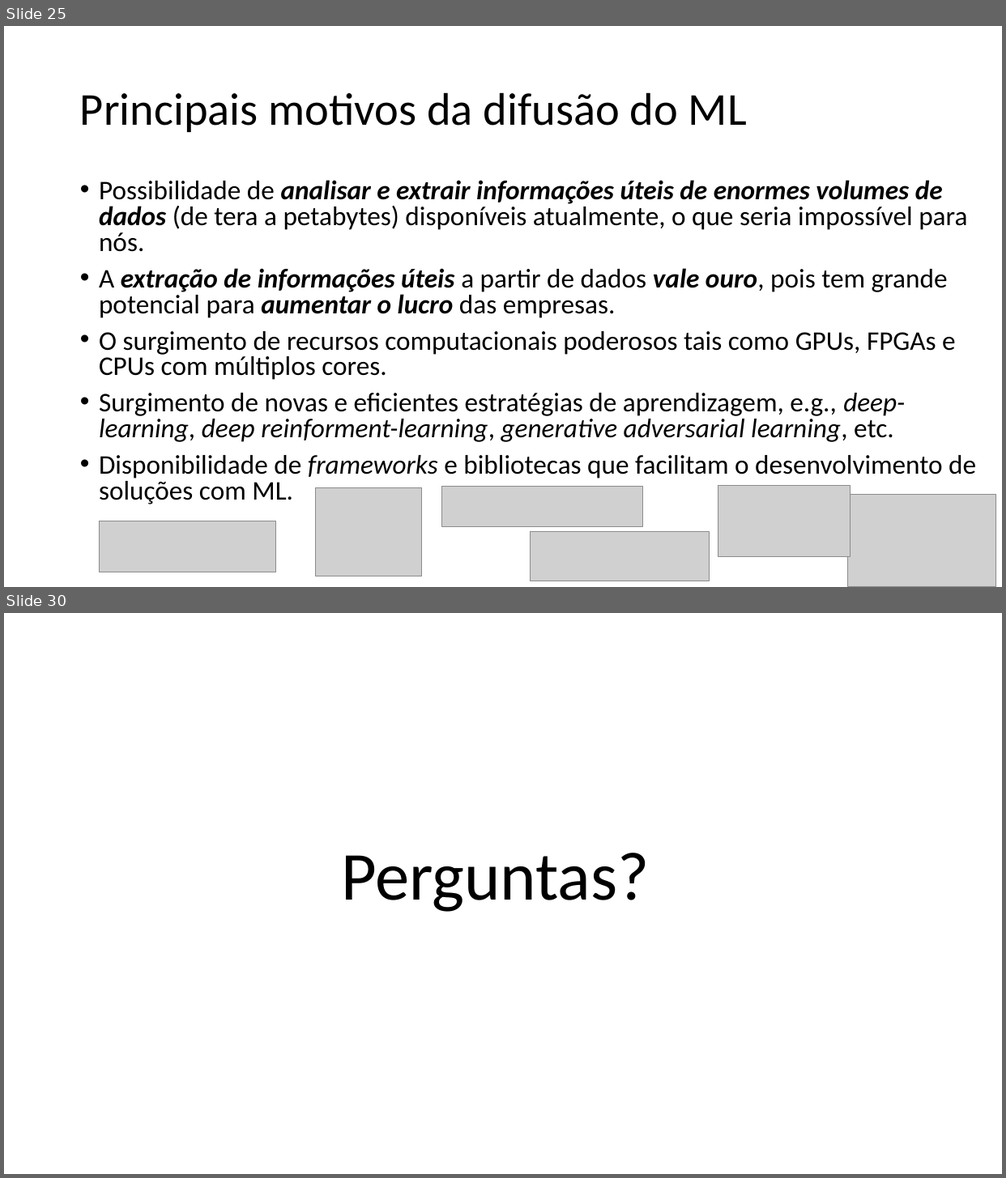
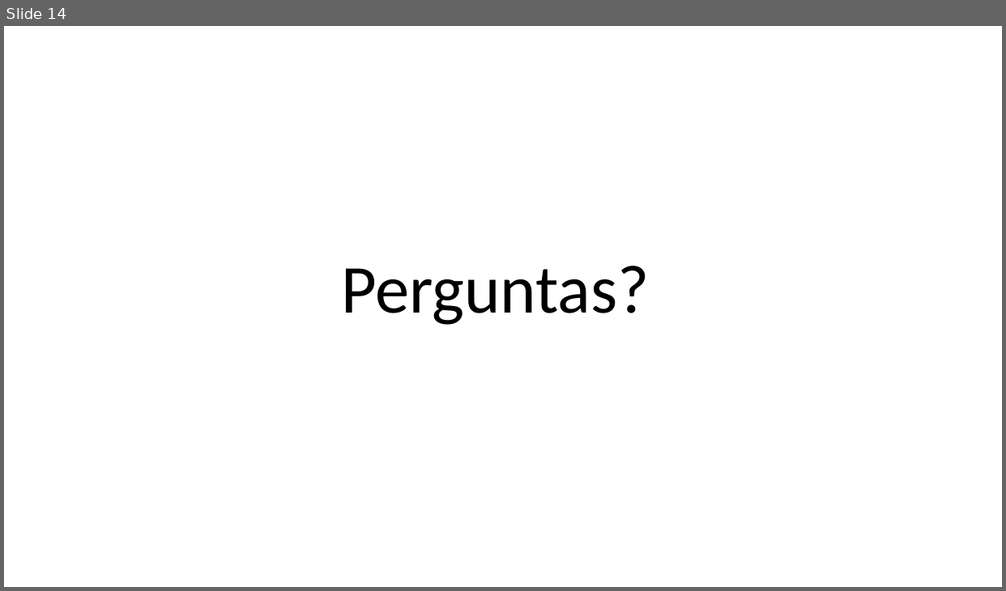
Before and after one commit to zz4fap/tp557-iot-ml, a slide deck: slides/TP557_4_O_Paradigma_do_Machine_Learning.pptx. Shown one above the other, each under a label of ours: slides 25 and 30 before the commit, slide 14 after it; the slides between them are not shown. The pictures are 1006x1178 and 1006x591 pixels, drawn with LibreOffice and Linux fonts; fonts in the diff are those of the drawing; grey boxes stand for pictures. Boxes give left, top, right and bottom in pixels: in the first picture for what was removed or moved away, otherwise in the second. Text is boxed around its words. In the diff, an @@ line names an element or a change of style, - is before the commit and + after.

```diff
--- a/slides/TP557_4_O_Paradigma_do_Machine_Learning.pptx
+++ b/slides/TP557_4_O_Paradigma_do_Machine_Learning.pptx
@@ slide 25 removed at (4, 26, 1002, 587), background #FFFFFF @@
@@ title removed at (80, 92, 747, 132) @@
-Principais motivos da difusão do ML
@@ text removed at (99, 180, 976, 505) @@
-• Possibilidade de analisar e extrair informações úteis de enormes volumes de dados (de tera a petabytes) disponíveis atualmente, o que seria impossível para nós.
-• A extração de informações úteis a partir de dados vale ouro, pois tem grande potencial para aumentar o lucro das empresas.
-• O surgimento de recursos computacionais poderosos tais como GPUs, FPGAs e CPUs com múltiplos cores.
-• Surgimento de novas e eficientes estratégias de aprendizagem, e.g., deep-learning, deep reinforment-learning, generative adversarial learning, etc.
-• Disponibilidade de frameworks e bibliotecas que facilitam o desenvolvimento de soluções com ML.
@@ picture removed at (442, 487, 642, 527) @@
@@ picture removed at (718, 485, 850, 557) @@
@@ picture removed at (315, 488, 422, 576) @@
@@ picture removed at (849, 495, 997, 587) @@
@@ picture removed at (99, 521, 275, 573) @@
@@ picture removed at (530, 532, 710, 582) @@
@@ what was slide 30 is now slide 14 @@
```
Also in this commit, not shown: 3 slides changed, 2 slides added, 16 other slides removed, 2 other files.
